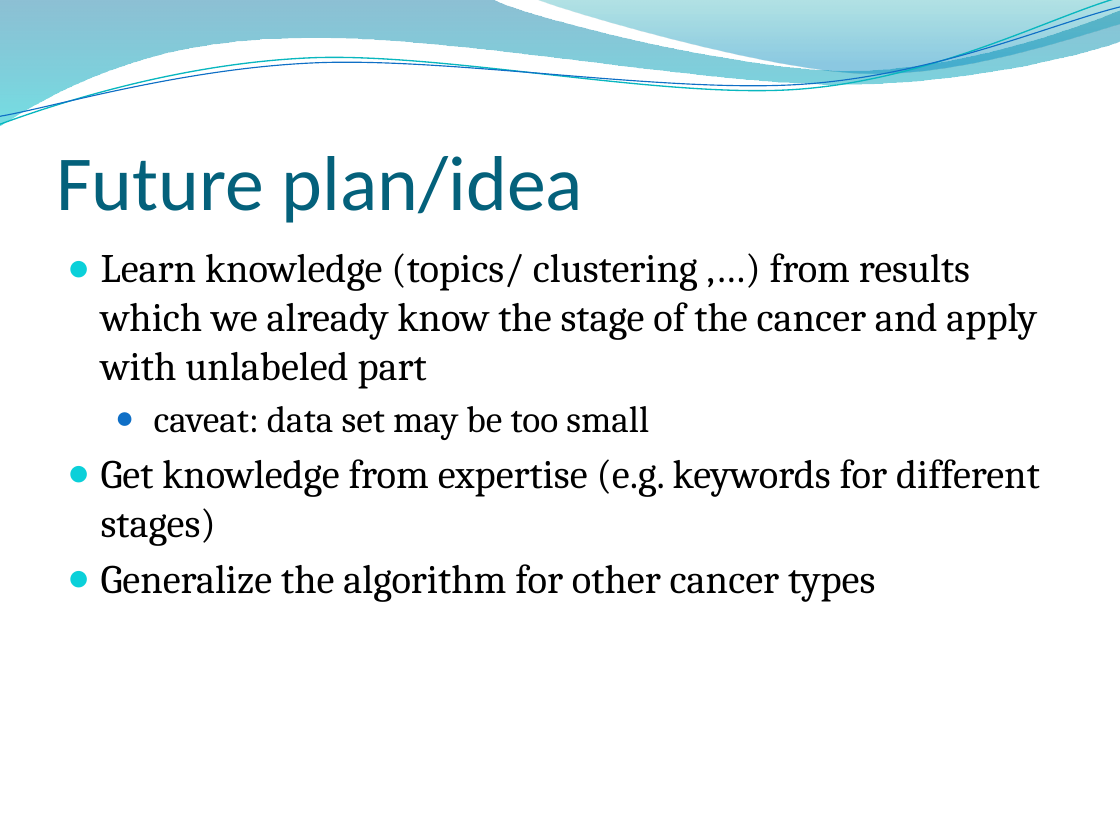
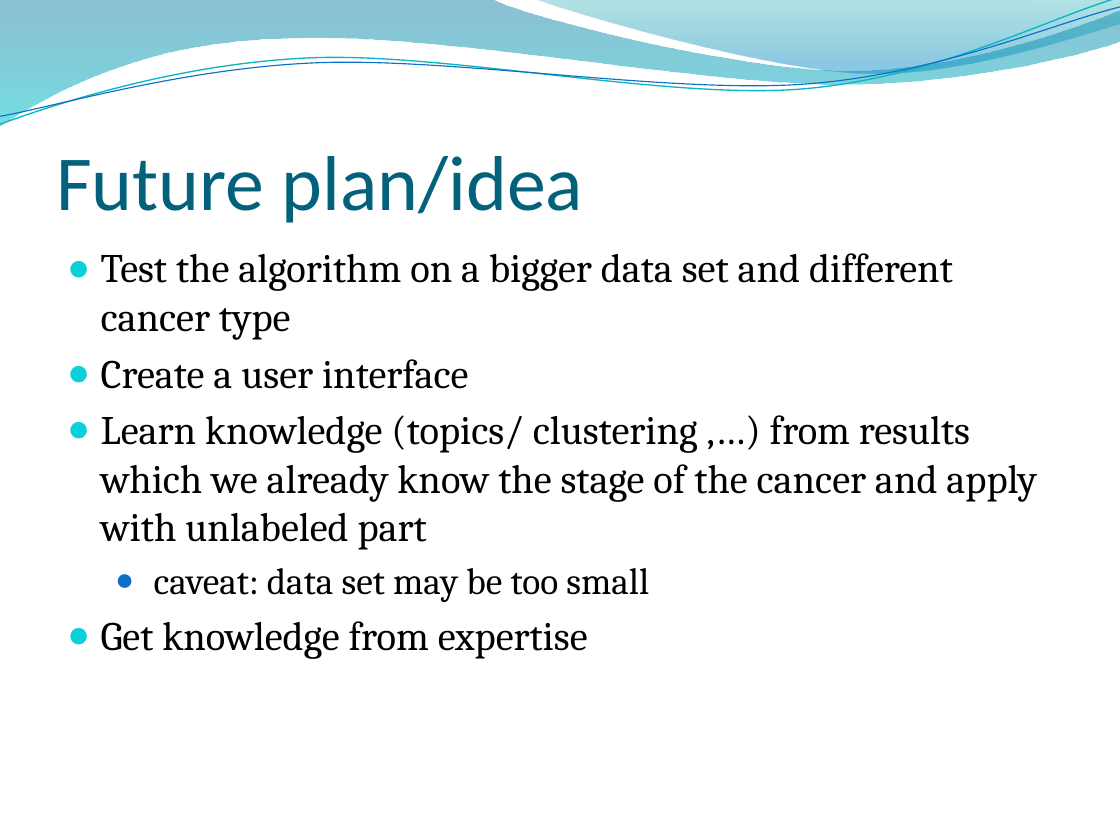
Before and after one commit to leoliu1221/EDW_intern, a slide deck: slide 13 of colon2Filter.pptx (slide 11 before the commit). Drawn at 1120x840 pixels with LibreOffice and Linux fonts; fonts in the diff are those of the drawing; background and template pictures are left out. Boxes give left, top, right and bottom in pixels: in the first picture for what was removed or moved away, otherwise in the second. Text is boxed around its words. In the diff, an @@ line names an element or a change of style, - is before the commit and + after.

```diff
--- a/colon2Filter.pptx
+++ b/colon2Filter.pptx
@@ text at (101, 253, 953, 389): paragraphs added @@
+● Test the algorithm on a bigger data set and different cancer type
+● Create a user interface
@@ text at (101, 621, 588, 659): text changed @@
-● Get knowledge from expertise (e.g. keywords for different stages)
-● Generalize the algorithm for other cancer types
+● Get knowledge from expertise
```
Also in this commit, not shown: 6 other slides changed, 4 slides added, 2 slides removed, 1 other file.
